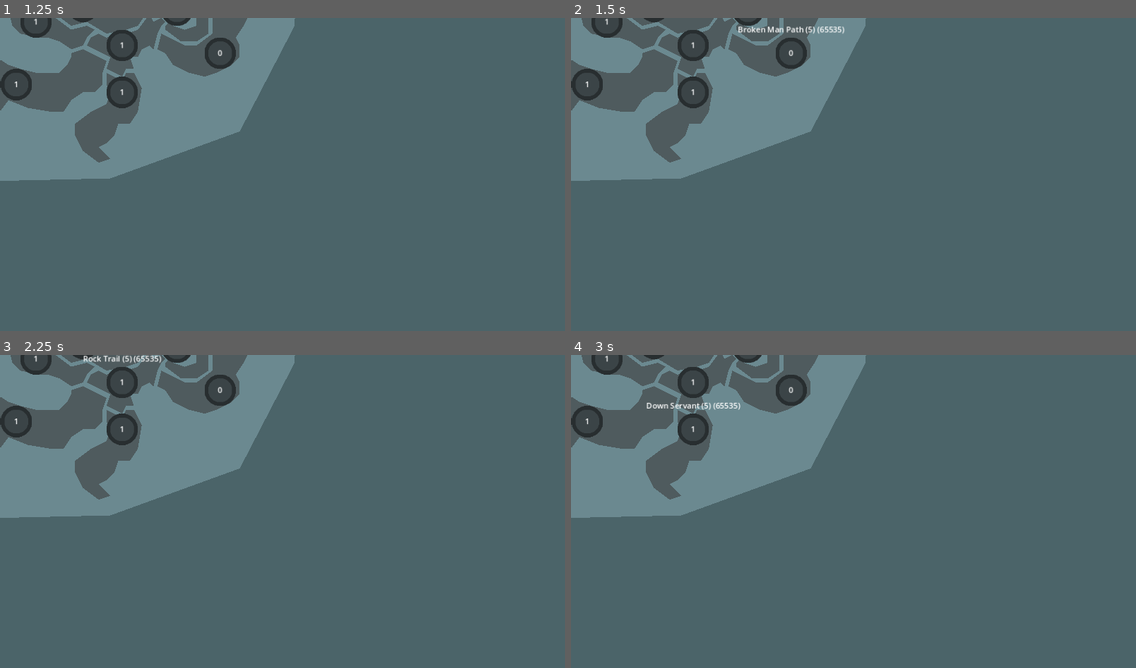
Above: before the commit, frames 1-4 (two rows, left to right).
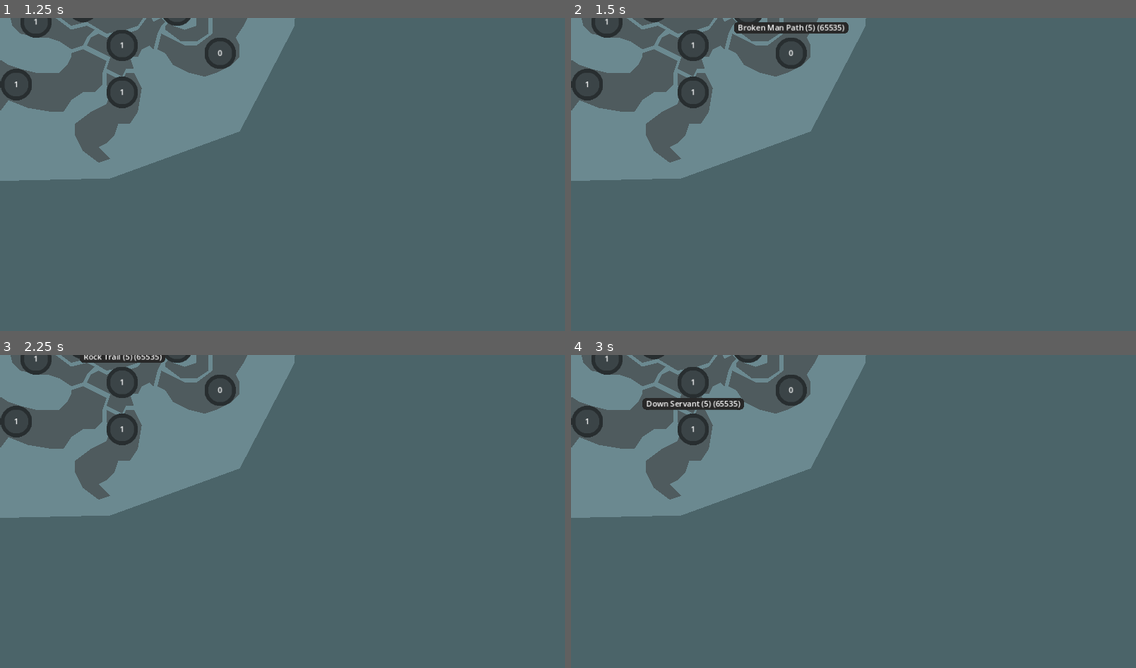
Above: after the commit, the same moments.

Repository: Tab-e-n/tabin_regions
Game: Godot game, scene res://Maps/2._The_Devil_Is_In_The_Details.tscn
Two runs of this game, one before a commit and one after it. Both use one fixed random seed, a clock stepped at 60 frames per second and the inputs below. This scene is started directly instead of the project's main scene.
Inputs:
- Up to frame 1 (1.25 s): click "1" at 0.5 s
- Up to frame 2 (1.5 s): click "0" at 1.25 s
- Up to frame 3 (2.25 s): click "1" at 2 s
- Up to frame 4 (3 s): click "1" at 2.75 s

Frame 1 is identical in both runs. In frame 2, 0.6% of the frame differs, in the area x 28-50%, y 1-6%; in frame 3, 0.3%; in frame 4, 0.6%.
Error in both runs: Trying to assign value of type 'Window' to a variable of type 'GameControl.gd'. (res://Scripts/RegionControl.gd:171)

Commit message:
Capital Names BG, Camera Movement Limits Expanded

Diff:
--- a/Maps/-_TUTORIAL_-.tscn
+++ b/Maps/-_TUTORIAL_-.tscn
@@ -258,7 +258,7 @@
 play the game in an somewhat interactive manner.
 
 You win the game by capturing all regions that
-are controled by opposing forces.
+are controled by opposing alignments.
 
 Before we can start crushing our enemies,
 we need to learn how to control the game.
--- a/Scripts/City.gd
+++ b/Scripts/City.gd
@@ -24,17 +24,23 @@
 	text.vertical_alignment = VERTICAL_ALIGNMENT_CENTER
 	text.size = Vector2(64, 64)
 	text.z_index = 1
+	text.add_theme_font_size_override("font_size", 16)
 	add_child(text)
 
 	region_name.horizontal_alignment = HORIZONTAL_ALIGNMENT_CENTER
 	region_name.vertical_alignment = VERTICAL_ALIGNMENT_CENTER
-	region_name.size = Vector2(256, 32)
-	region_name.position = Vector2(-96, -32)
+	region_name.visible = false
+	region_name.z_index = 2
+
+	region_name.add_theme_font_size_override("font_size", 16)
+	region_name.clip_contents = true
 	region_name.text = region.name + " (" + String.num(region.max_power) + ")"
 	if OS.has_feature("editor"):
 		region_name.text += " (" + String.num(region.distance_from_capital) + ")"
-	region_name.visible = false
-	region_name.z_index = 2
+	region_name.size = region_name.get_theme_font("font").get_string_size(region_name.text, HORIZONTAL_ALIGNMENT_CENTER, -1, 16)
+	region_name.position = Vector2(region_name.size.x * -0.5 + 24, -32)
+
+	region_name.add_theme_stylebox_override("normal", preload("res://Styles/style_label_city_name.tres"))
 	add_child(region_name)
 
 
@@ -69,10 +75,18 @@
 	self_modulate = new_color
 	if new_color.v > region.region_control.COLOR_TOO_BRIGHT:
 		text.self_modulate = Color(0, 0, 0)
-		region_name.self_modulate = Color(0, 0, 0)
+#		region_name.self_modulate = Color(0, 0, 0)
+#		region_name.remove_theme_color_override("font_color")
+#		region_name.add_theme_color_override("font_color", Color(0, 0, 0))
+#		region_name.remove_theme_color_override("font_outline")
+#		region_name.add_theme_color_override("font_outline", Color(1, 1, 1))
 	else:
 		text.self_modulate = Color(1, 1, 1)
-		region_name.self_modulate = Color(1, 1, 1)
+#		region_name.self_modulate = Color(1, 1, 1)
+#		region_name.remove_theme_color_override("font_color")
+#		region_name.add_theme_color_override("font_color", Color(1, 1, 1))
+#		region_name.remove_theme_color_override("font_outline")
+#		region_name.add_theme_color_override("font_outline", Color(0, 0, 0))
 
 
 
--- a/Scripts/GameCamera.gd
+++ b/Scripts/GameCamera.gd
@@ -109,16 +109,6 @@
 		farthest_up = -window_size.y / 2
 
 	@warning_ignore("narrowing_conversion")
-	farthest_right -= window_size.x / 3
-	@warning_ignore("narrowing_conversion")
-	farthest_left += window_size.x / 3
-	@warning_ignore("narrowing_conversion")
-	farthest_down -= window_size.y / 3 - 64
-	@warning_ignore("narrowing_conversion")
-	farthest_up += window_size.y / 3
-#	print(farthest_right, " ",farthest_left, " ",farthest_down, " ",farthest_up,)
-
-	@warning_ignore("narrowing_conversion")
 	farthest_right += region_control.offset.x
 	@warning_ignore("narrowing_conversion")
 	farthest_left += region_control.offset.x
@@ -126,6 +116,8 @@
 	farthest_down += region_control.offset.y
 	@warning_ignore("narrowing_conversion")
 	farthest_up += region_control.offset.y
+
+#	print(farthest_right, " ",farthest_left, " ",farthest_down, " ",farthest_up,)
 
 	if position.x > farthest_right:
 		position.x = farthest_right
--- a/Scripts/RegionControl.gd
+++ b/Scripts/RegionControl.gd
@@ -661,3 +661,21 @@
 
 func alignment_neutral(align) -> bool:
 	return align == 0 or align >= align_amount
+
+
+func flip_color(c : Color) -> Color:
+	c.r = 1 - c.r
+	c.g = 1 - c.g
+	c.b = 1 - c.b
+	return c
+
+
+func slight_tint(tint_color : Color) -> Color:
+	var temp_color : Color
+
+	temp_color = flip_color(tint_color)
+	temp_color *= 0.333
+	temp_color = flip_color(temp_color)
+	temp_color.a = 1.0
+
+	return temp_color
--- a/Scripts/alignment_picker.gd
+++ b/Scripts/alignment_picker.gd
@@ -17,6 +17,7 @@
 	if packed_map:
 		current_map = packed_map.instantiate()
 		current_map.dummy = true
+		$play.modulate = current_map.slight_tint(current_map.color)
 		$map.add_child(current_map)
 
 	if current_map.random_player_align_range == 0:
--- a/Scripts/cloud.gd
+++ b/Scripts/cloud.gd
@@ -31,6 +31,7 @@
 		var r : int = randi_range(0, SECRET_CLOUDS.size() - 1)
 		texture = SECRET_CLOUDS[r]
 	var f : int = randi_range(0, 3)
+	@warning_ignore("integer_division")
 	flip_h = f / 2
 	flip_v = f % 2
 	$shadow.self_modulate = self_modulate
--- a/Scripts/setup_scene.gd
+++ b/Scripts/setup_scene.gd
@@ -81,13 +81,6 @@
 	start_playing(index)
 
 
-func flip_color(c : Color) -> Color:
-	c.r = 1 - c.r
-	c.g = 1 - c.g
-	c.b = 1 - c.b
-	return c
-
-
 func _on_map_list_item_selected(index):
 	if current_map != null:
 		current_map.queue_free()
@@ -99,14 +92,7 @@
 	current_map.position = Vector2(768, 384)
 	current_map.scale = Vector2(0.5, 0.5)
 
-	var temp_color : Color = current_map.color
-
-	temp_color = flip_color(temp_color)
-	temp_color *= 0.333
-	temp_color = flip_color(temp_color)
-	temp_color.a = 1.0
-
-	tintable_ui.modulate = temp_color
+	tintable_ui.modulate = current_map.slight_tint(current_map.color)
 
 	$map.add_child(current_map)
 
--- /dev/null
+++ b/Styles/style_label_city_name.tres
@@ -0,0 +1,11 @@
+[gd_resource type="StyleBoxFlat" format=3 uid="uid://cjaabqpgsx47h"]
+
+[resource]
+bg_color = Color(0.156863, 0.156863, 0.156863, 1)
+border_width_left = 8
+border_width_right = 8
+border_color = Color(0.156863, 0.156863, 0.156863, 1)
+corner_radius_top_left = 8
+corner_radius_top_right = 8
+corner_radius_bottom_right = 8
+corner_radius_bottom_left = 8
Not shown: 17 places in Maps/-_TUTORIAL_-.tscn that only renumber resources
